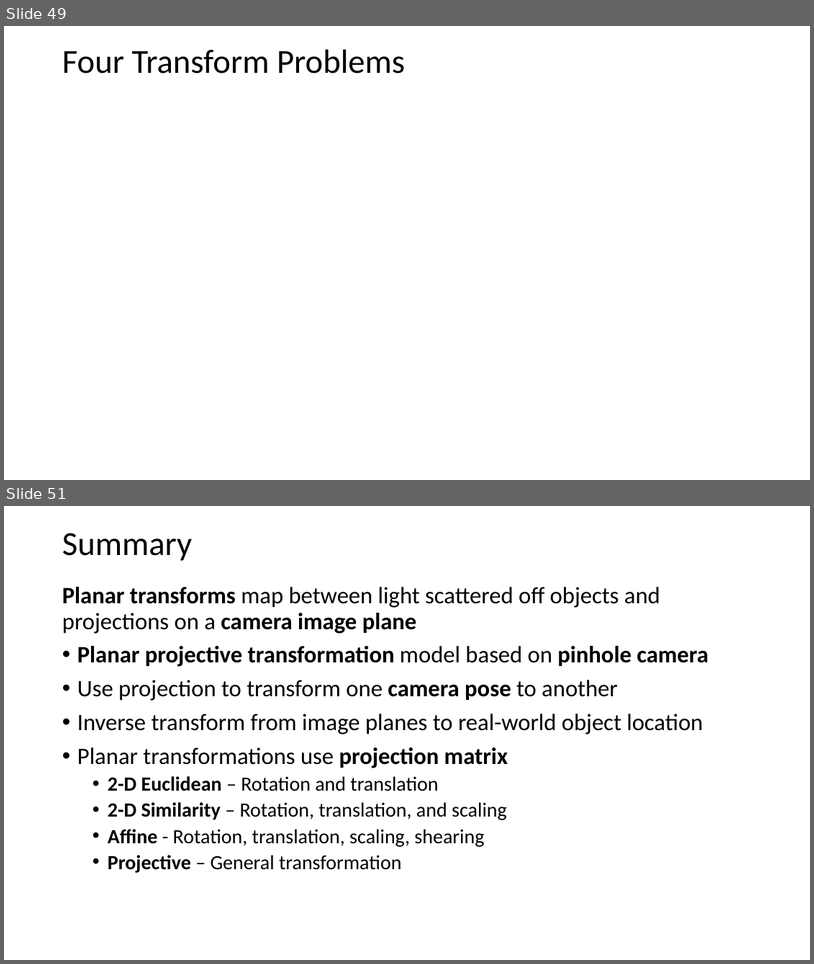
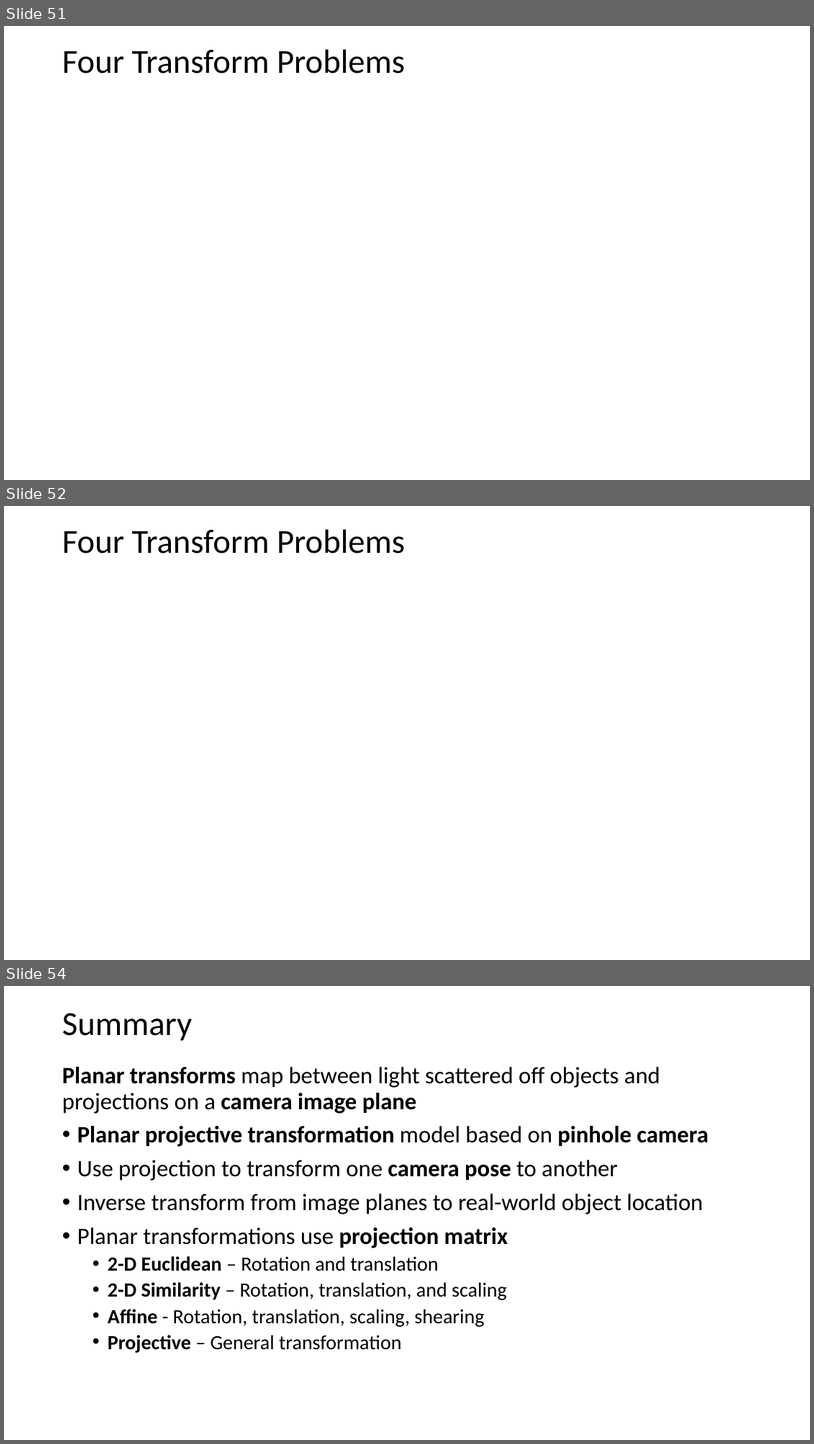
Before and after one commit to StephenElston/CSCI-E25, a slide deck: Slides/9_HomographyProjection.pptx. Shown one above the other, each under a label of ours: slides 49 and 51 before the commit, slides 51, 52 and 54 after it; the slides between them are not shown. The pictures are 814x964 and 814x1444 pixels, drawn with LibreOffice and Linux fonts; fonts in the diff are those of the drawing; grey boxes stand for pictures. Boxes give left, top, right and bottom in pixels: in the first picture for what was removed or moved away, otherwise in the second. Text is boxed around its words. In the diff, an @@ line names an element or a change of style, - is before the commit and + after.

```diff
--- a/Slides/9_HomographyProjection.pptx
+++ b/Slides/9_HomographyProjection.pptx
@@ slide 52 added at (4, 506, 810, 960), background #FFFFFF @@
@@ title added at (62, 529, 405, 554), 40 pt, text #000000 @@
+Four Transform Problems
@@ what was slide 49 is now slide 51 @@
@@ what was slide 51 is now slide 54 @@
```
Also in this commit, not shown: 3 slides changed, 2 other slides added.
